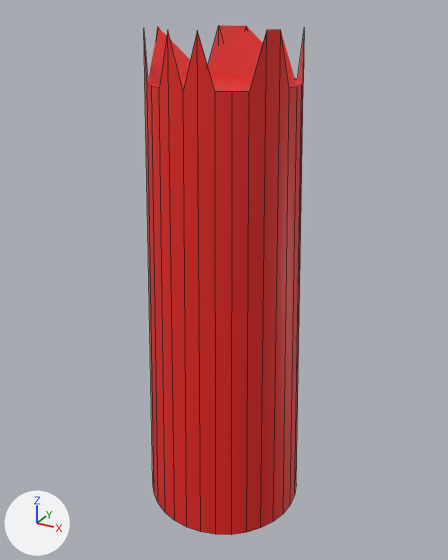
Before and after pictures for a commit that changed the FBX model Content/Meshes/Environment/Folliage/SM_E_Stump_Medium_01.fbx.
Camera for both pictures: a 50 mm lens placed at (0.389, -0.709, 0.714), pointed at (-0.003, 0.004, 0.357). The axes (+X, +Y, +Z) are drawn at lower left. The lights are the same throughout. The older version comes first. Mesh edges are drawn as thin lines. Where no turn or scale is listed for an object, it has been applied to the vertices.

The first picture shows 'SM_E_Stump_Medium_01'.
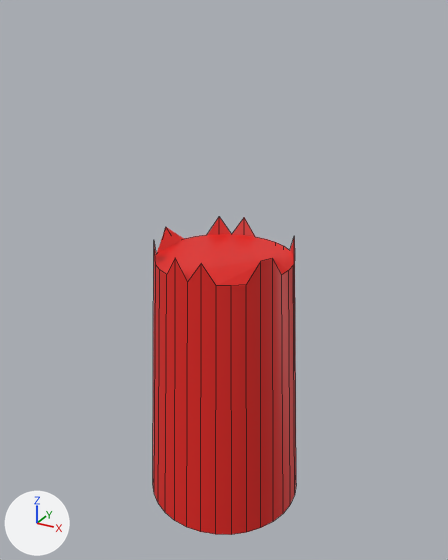
The newer file is also rescaled (x2.186) as a whole; pictures and numbers use the older file's frame.

Boxes [x1, y1, x2, y2] around the edits, measured in the pictures (448 x 560 px):
```json
{"object": "SM_E_Stump_Medium_01", "change": "reshaped", "before": [144, 25, 304, 535], "after": [153, 217, 296, 535], "on screen": "11% narrower, 38% shorter"}
```

The change, as JSON lines over the scene's bpy script:
```json
{"block": "me_cylinder_002", "where": "# used by ob_sm_e_stump_medium_01; location = (0.0, 0.0, 0.0)"}
{"op": "remove", "block": "me_cylinder_002", "code": "me_cylinder_002.from_pydata(...)  # 64 vertices, 34 faces; spans x -0.118..0.118, y -0.118..0.118, z 0.0..0.692"}
{"op": "add", "block": "me_cylinder_002", "code": "me_cylinder_002.from_pydata(...)  # 64 vertices, 34 faces; spans x -0.118..0.118, y -0.118..0.118, z 0.0..0.423"}
{"block": "me_cylinder_002", "change": "me_cylinder_002 part 1: all 32 vertices in x -0.097..0.097, y -0.097..0.097, z 0.629..0.692 are scaled about their middle by (1, 1, 0.457), then moved by (0.0, 0.0, -0.251)"}
```
